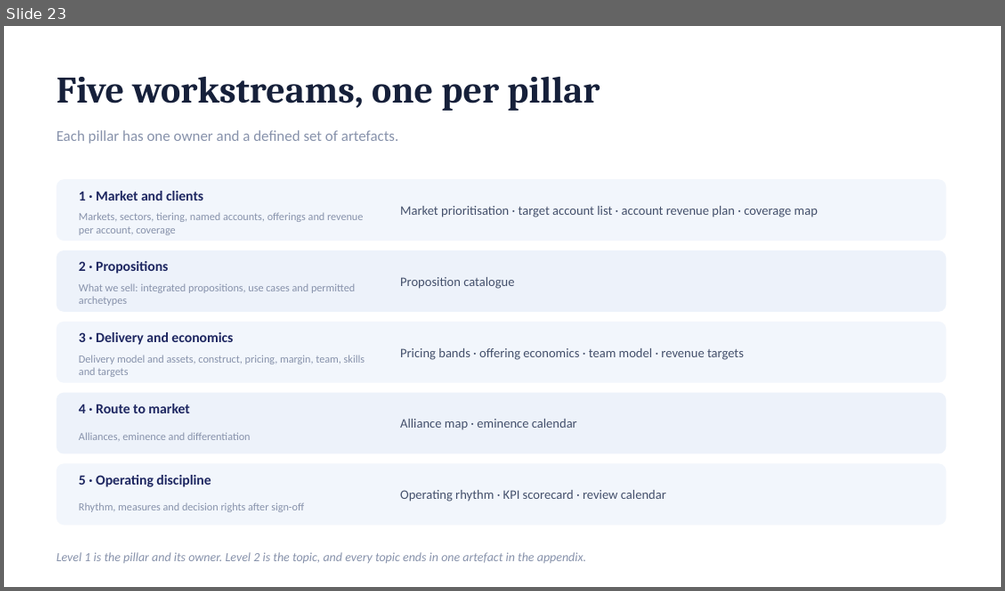
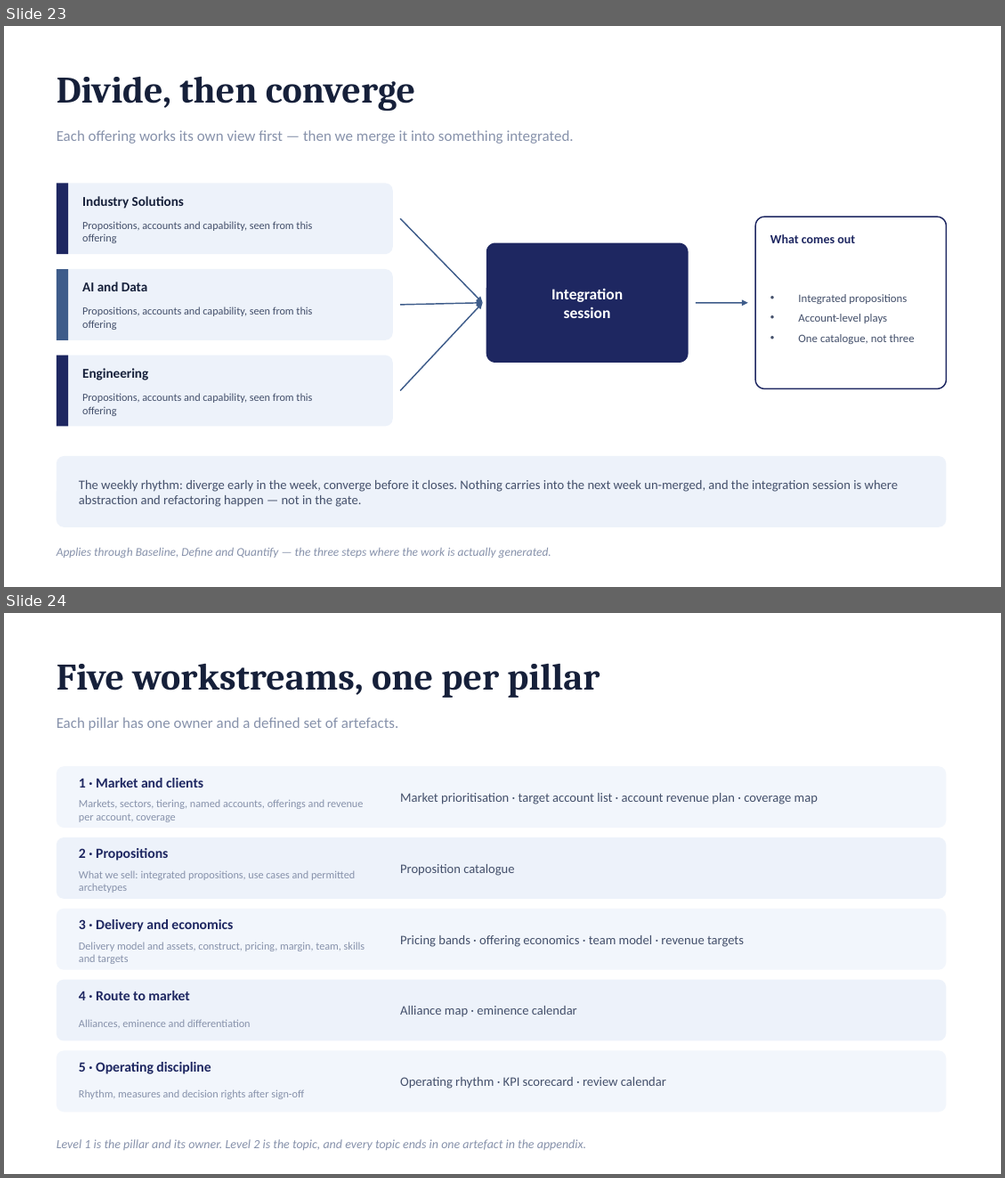
Before and after one commit to dhajjar-cyber/bae, a slide deck: FSI strategy/EAI&D-FSI-Strategy-Development-Plan.pptx. Shown one above the other, each under a label of ours: slide 23 before the commit, slides 23 and 24 after it. The pictures are 1005x591 and 1005x1178 pixels, drawn with LibreOffice and Linux fonts; fonts in the diff are those of the drawing. Boxes give left, top, right and bottom in pixels: in the first picture for what was removed or moved away, otherwise in the second. Text is boxed around its words. In the diff, an @@ line names an element or a change of style, - is before the commit and + after.

```diff
--- a/FSI strategy/EAI&D-FSI-Strategy-Development-Plan.pptx
+++ b/FSI strategy/EAI&D-FSI-Strategy-Development-Plan.pptx
@@ slide 23 added at (x1=4, y1=26, x2=1001, y2=587), background #FFFFFF @@
@@ text added at (x1=57, y1=76, x2=415, y2=111), 36 pt, text #16203A, bold @@
+Divide, then converge
@@ text added at (x1=57, y1=130, x2=574, y2=143), 14.5 pt, text #8792AB @@
+Each offering works its own view first — then we merge it into something integrated.
@@ rounded rectangle added at (x1=57, y1=183, x2=393, y2=254), fill #EDF2FA @@
@@ rectangle added at (x1=57, y1=183, x2=68, y2=254), fill #1E2761 @@
@@ text added at (x1=82, y1=196, x2=184, y2=208), 13 pt, text #16203A, bold @@
+Industry Solutions
@@ text added at (x1=82, y1=221, x2=312, y2=243), 10.5 pt, text #44506B @@
+Propositions, accounts and capability, seen from this offering
@@ arrow added from (400, 219) to (483, 303), #3E5C8A 1.25 pt @@
@@ rounded rectangle added at (x1=755, y1=216, x2=947, y2=389), fill #FFFFFF, outline #1E2761 1.25 pt @@
@@ text added at (x1=770, y1=234, x2=855, y2=243), 12 pt, text #1E2761, bold @@
+What comes out
@@ rounded rectangle added at (x1=486, y1=243, x2=688, y2=362), fill #1E2761 @@
@@ rounded rectangle added at (x1=57, y1=269, x2=393, y2=340), fill #EDF2FA @@
@@ rectangle added at (x1=57, y1=269, x2=68, y2=340), fill #3E5C8A @@
@@ text added at (x1=82, y1=281, x2=147, y2=291), 13 pt, text #16203A, bold @@
+AI and Data
@@ text added at (x1=551, y1=288, x2=623, y2=318), 15 pt, text #FFFFFF, bold @@
+Integration
+session
@@ text added at (x1=82, y1=306, x2=312, y2=329), 10.5 pt, text #44506B @@
+Propositions, accounts and capability, seen from this offering
@@ arrow added from (400, 305) to (483, 303), #3E5C8A 1.25 pt @@
@@ arrow added from (400, 391) to (483, 303), #3E5C8A 1.25 pt @@
@@ arrow added from (696, 303) to (748, 303), #3E5C8A 1.25 pt @@
@@ text added at (x1=798, y1=294, x2=914, y2=344), 11 pt, text #44506B @@
+• Integrated propositions
+• Account-level plays
+• One catalogue, not three
@@ rounded rectangle added at (x1=57, y1=355, x2=393, y2=426), fill #EDF2FA @@
@@ rectangle added at (x1=57, y1=355, x2=68, y2=426), fill #1E2761 @@
@@ text added at (x1=82, y1=368, x2=148, y2=380), 13 pt, text #16203A, bold @@
+Engineering
@@ text added at (x1=82, y1=393, x2=312, y2=416), 10.5 pt, text #44506B @@
+Propositions, accounts and capability, seen from this offering
@@ rounded rectangle added at (x1=57, y1=456, x2=947, y2=527), fill #EDF2FA @@
@@ text added at (x1=79, y1=480, x2=898, y2=507), 12.5 pt, text #44506B @@
+The weekly rhythm: diverge early in the week, converge before it closes. Nothing carries into the next week un-merged, and the integration session is where abstraction and refactoring happen — not in the gate.
@@ text added at (x1=57, y1=548, x2=551, y2=557), 11.5 pt, text #8792AB, italic @@
+Applies through Baseline, Define and Quantify — the three steps where the work is actually generated.
@@ what was slide 23 is now slide 24 @@
```
Also in this commit, not shown: 4 slides changed, 1 other file.
